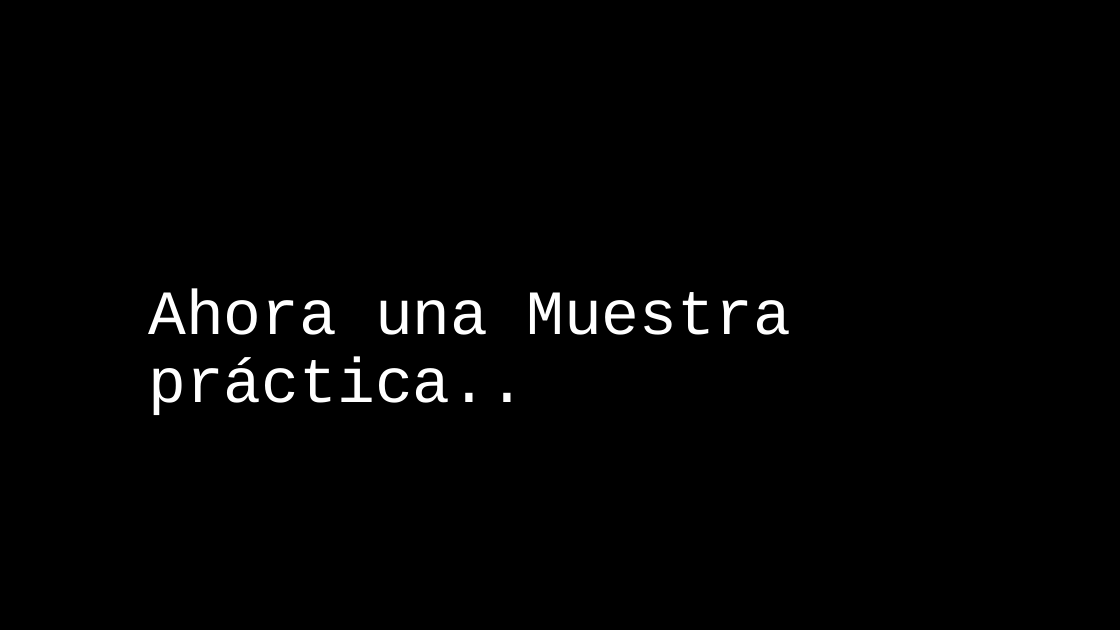
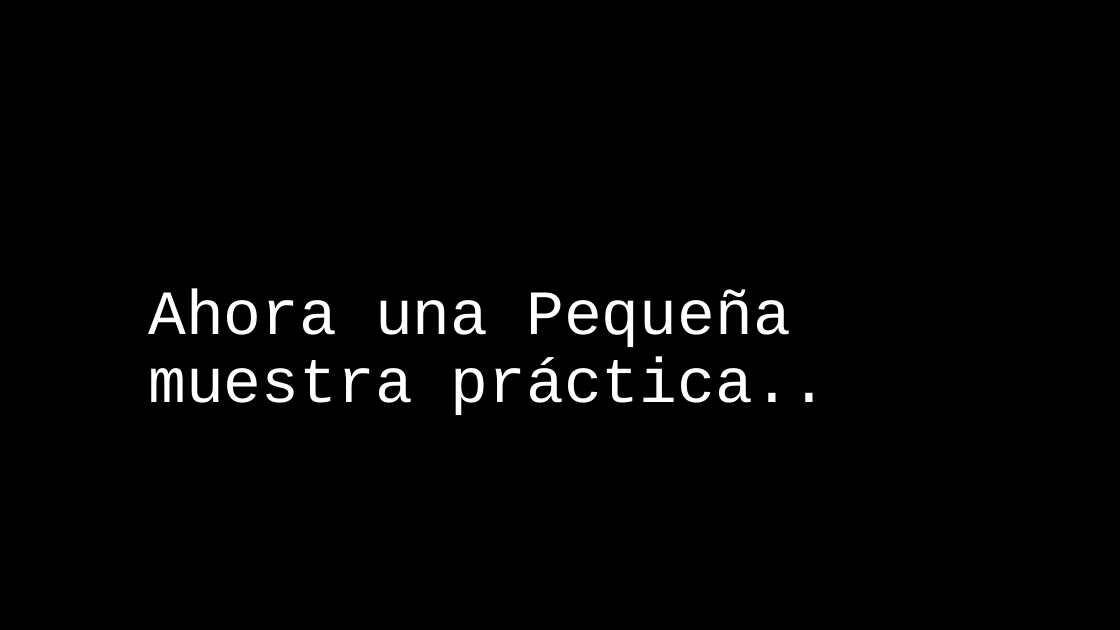
Before and after one commit to DredgenRinz/CodingDojo, a slide deck: slide 6 of Extras/Disertacion/Python.pptx. Drawn at 1120x630 pixels with LibreOffice and Linux fonts; fonts in the diff are those of the drawing. Boxes give left, top, right and bottom in pixels: in the first picture for what was removed or moved away, otherwise in the second. Text is boxed around its words. In the diff, an @@ line names an element or a change of style, - is before the commit and + after.

```diff
--- a/Extras/Disertacion/Python.pptx
+++ b/Extras/Disertacion/Python.pptx
@@ title at [148,289,829,415]: text changed @@
-Ahora una Muestra práctica..
+Ahora una Pequeña muestra práctica..
```
Also in this commit, not shown: 4 other files.
